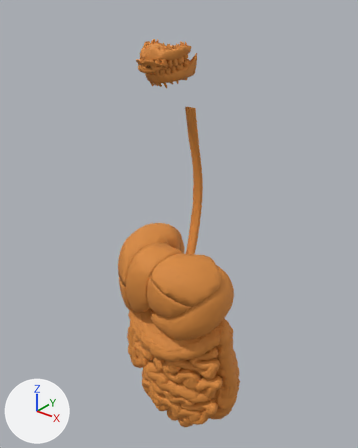
What one commit did to the glTF model soma/public/anatomy/male/digestive.glb.
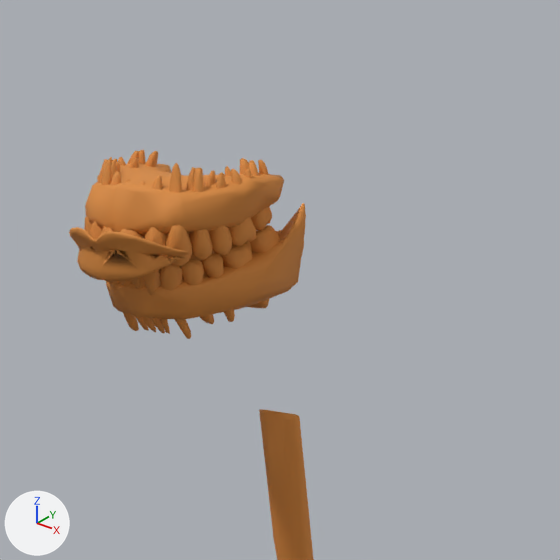
The first picture shows the older version from a 50 mm lens placed at (0.438, -0.667, 1.551), pointed at (-0.026, -0.087, 1.191). The close-ups show the older and then the newer version on the part from 33% to 73% of the width and 0% to 32% of the height of that picture. Only the edits that show in the close-ups are written down. The lights are fixed; the arrows at lower left show +X, +Y and +Z. Where no turn or scale is listed for an object, it has been applied to the vertices.

Names of what the first close-up shows: 'FJ1252', 'FJ1253', 'FJ1261', 'FJ1262', 'FJ1264', 'FJ1267', 'FJ2563', 'FJ2814' and 20 more.
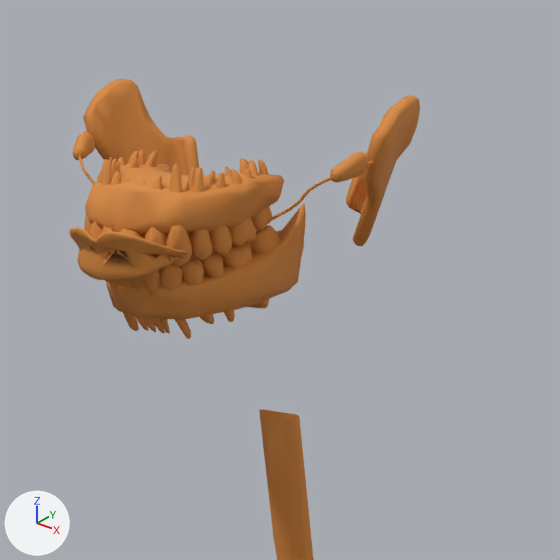
What differs and where, as boxes [x1, y1, x2, y2] in the close-ups (560 x 560 px):
'ZA217E8478', added (orange)
    after: [83, 79, 199, 175]
'ZAA6175F22', added (orange)
    after: [346, 95, 420, 246]
'ZA1E5A1D5B', added (orange)
    after: [330, 152, 367, 182]
'ZA7D774256', added (orange)
    after: [72, 132, 95, 160]
'ZA396DAAA2', added
    after: [268, 161, 374, 222]
'ZA7A42F616', added
    after: [79, 155, 95, 185]

Patch to the scene script:
```diff
--- a/soma/public/anatomy/male/digestive.glb.py
+++ b/soma/public/anatomy/male/digestive.glb.py
@@ me_za217e8478 @@
+me_za217e8478.from_pydata(...)  # 202 vertices, 400 faces; spans x -0.0165..0.0165, y -0.0166..0.0166, z -0.0243..0.0243
+me_za217e8478.materials.append(mat_digestive)  # orange #d98a3c
@@ me_zaa6175f22 @@
+me_zaa6175f22.from_pydata(...)  # 202 vertices, 400 faces; spans x -0.0164..0.0164, y -0.0167..0.0167, z -0.0246..0.0246
+me_zaa6175f22.materials.append(mat_digestive)  # orange #d98a3c
@@ me_za7a42f616 @@
+me_za7a42f616.from_pydata(...)  # 212 vertices, 400 faces; spans x -0.0143..0.0143, y -0.0115..0.0115, z -0.0098..0.0098
+me_za7a42f616.materials.append(mat_digestive)  # orange #d98a3c
@@ me_za396daaa2 @@
+me_za396daaa2.from_pydata(...)  # 212 vertices, 400 faces; spans x -0.0144..0.0144, y -0.0117..0.0117, z -0.0099..0.0099
+me_za396daaa2.materials.append(mat_digestive)  # orange #d98a3c
@@ me_za7d774256 @@
+me_za7d774256.from_pydata(...)  # 108 vertices, 212 faces; spans x -0.00424..0.00424, y -0.0059..0.0059, z -0.00434..0.00434
+me_za7d774256.materials.append(mat_digestive)  # orange #d98a3c
@@ me_za1e5a1d5b @@
+me_za1e5a1d5b.from_pydata(...)  # 108 vertices, 212 faces; spans x -0.0043..0.0043, y -0.0059..0.0059, z -0.00443..0.00443
+me_za1e5a1d5b.materials.append(mat_digestive)  # orange #d98a3c
@@ ob_za217e8478 @@
+ob_za217e8478 = bpy.data.objects.new('ZA217E8478', me_za217e8478)
+ob_za217e8478.location = (-0.0505, -0.1091, 1.4793)
@@ ob_zaa6175f22 @@
+ob_zaa6175f22 = bpy.data.objects.new('ZAA6175F22', me_zaa6175f22)
+ob_zaa6175f22.location = (0.0493, -0.1087, 1.479)
@@ ob_za7a42f616 @@
+ob_za7a42f616 = bpy.data.objects.new('ZA7A42F616', me_za7a42f616)
+ob_za7a42f616.location = (-0.049, -0.1331, 1.4752)
@@ ob_za396daaa2 @@
+ob_za396daaa2 = bpy.data.objects.new('ZA396DAAA2', me_za396daaa2)
+ob_za396daaa2.location = (0.0478, -0.133, 1.4754)
@@ ob_za7d774256 @@
+ob_za7d774256 = bpy.data.objects.new('ZA7D774256', me_za7d774256)
+ob_za7d774256.location = (-0.0589, -0.1337, 1.483)
@@ ob_za1e5a1d5b @@
+ob_za1e5a1d5b = bpy.data.objects.new('ZA1E5A1D5B', me_za1e5a1d5b)
+ob_za1e5a1d5b.location = (0.0578, -0.1335, 1.4834)
```
